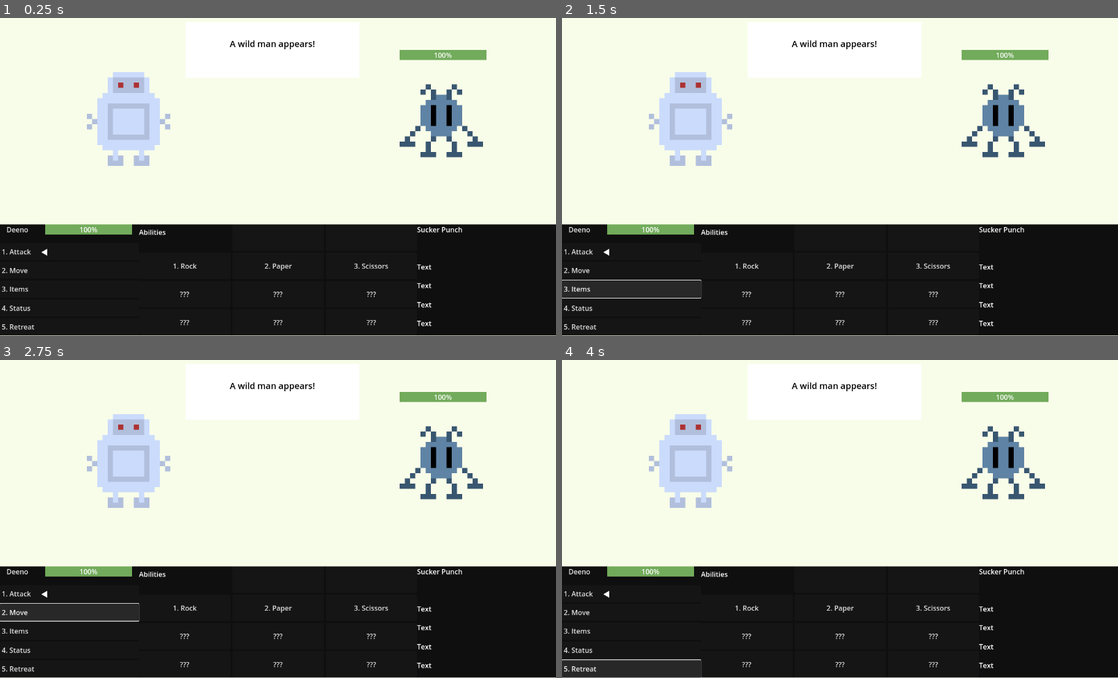
Above: before the commit, frames 1-4 (two rows, left to right).
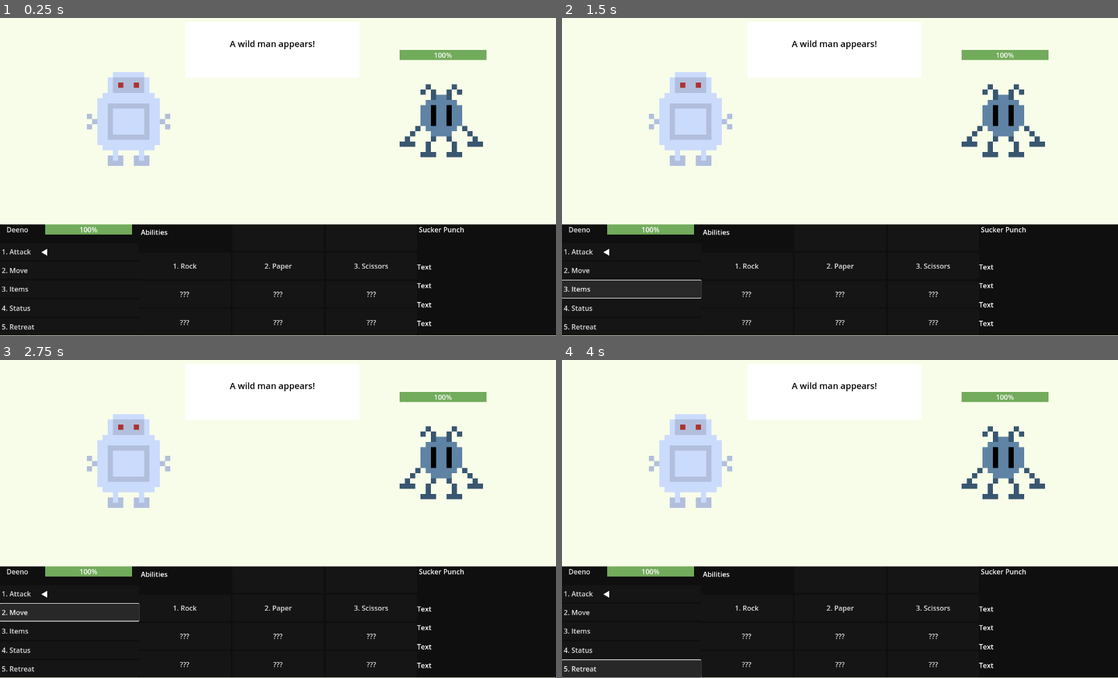
Above: after the commit, the same moments.

Repository: SamShubitz1/WorkingTitle
Game: Godot game, scene res://Scenes/Battle/battle.tscn
The game is run twice, just before and just after one commit, with the same random seed, the same clock (stepped at 60 frames per second) and the same inputs. This scene is started directly instead of the project's main scene.
Inputs:
- Up to frame 1 (0.25 s): no input
- Up to frame 2 (1.5 s): click "1. Attack" at 0.5 s; click "3. Items" at 1.25 s
- Up to frame 3 (2.75 s): click "2. Move" at 2 s
- Up to frame 4 (4 s): click "4. Status" at 2.75 s; click "5. Retreat" at 3.5 s

The runs differ from the first frame. In frame 1, 0.2% of the frame differs, in the area x 25-84%, y 65-69%; in frame 2, 0.2%; in frame 3, 0.2%; in frame 4, 0.2%.

Commit message:
added items menu, cleaned up battle menu

Diff:
--- a/Scenes/Battle/Cursor/cursor.gd
+++ b/Scenes/Battle/Cursor/cursor.gd
@@ -1,13 +1,15 @@
 extends TextureRect
 
 var options_offset = Vector2i(110, 11)
+var items_offset = Vector2i(120, 11)
 var abilities_offset = Vector2i(490, 21)
 
 var disabled: bool = false
 
 enum MenuType {
 	OPTIONS,
-	ABILITIES
+	ABILITIES,
+	ITEMS
 }
 
 var selected_menu_type: MenuType = MenuType.OPTIONS
@@ -18,6 +20,8 @@
 			self.position = button_position + options_offset
 		elif selected_menu_type == MenuType.ABILITIES:
 			self.position = button_position + abilities_offset
+		elif selected_menu_type == MenuType.ITEMS:
+			self.position = button_position + items_offset
 
 func set_menu_type(type: MenuType) -> void:
 	selected_menu_type = type
--- a/Scenes/Battle/Menu/battle_menu.gd
+++ b/Scenes/Battle/Menu/battle_menu.gd
@@ -2,16 +2,19 @@
 
 @onready var cursor = $Cursor
 @onready var battle_controller = $"../BattleController"
+@onready var options_node = $MainMenu
 @onready var options_menu = $MainMenu/Menu.get_children().slice(1)
 @onready var abilities_menu = $AbilitiesMenu/Menu.get_children().slice(3)
+@onready var items_node = $ItemsMenu
+@onready var items_menu = $ItemsMenu/Menu.get_children().slice(1)
 @onready var char_name_label = $MainMenu/Menu/CharPanel/NameLabel
-@onready var ability_description_label = $Descriptions/Labels/AbilityDescription
+@onready var description_label = $Descriptions/Labels/AbilityDescription
 
 var character_info: Dictionary = {"name": "Deeno", "max_health": 100, "abilities": [
 	{"name":"Rock", "description": "A rock based attack"},
 	{"name": "Paper", "description": "A paper based attack"},
 	{"name": "Scissors", "description": "A scissors based attack"}
-	]}
+	], "items": [{"name": "Extra Rock", "description": "Adds damage to rock attacks"}, {"name": "Sharpener", "description": "Adds damage to scissors attacks"}, {"name": "Extra Paper", "description": "Adds damage to paper attacks"}]}
 
 enum EventType {
 	DIALOG,
@@ -26,40 +29,32 @@
 var selected_menu_index: int = 0
 var selected_menu: Array
 
-var initial_cursor_position: Vector2i = Vector2i(0, 45)
+var initial_cursor_position: Vector2 = Vector2(0, 45)
 
 enum MenuType {
 	OPTIONS,
-	ABILITIES
+	ABILITIES,
+	ITEMS
 }
 
+#using process_frame to avoid race issues w/ updating cursor position
 func _ready() -> void:
+	items_node.hide()
 	update_ui()
 	update_menus()
+	await get_tree().process_frame
 	cursor.move_cursor(initial_cursor_position)
 
 func _input(_e) -> void:
 	if not cursor.disabled:
 		if Input.is_action_just_pressed("navigate_backward"):
-			if selected_button_index == 0:
-				selected_button_index += (selected_menu.size() - 1)
-				update_selected_button()
-			else:
-				selected_button_index = (selected_button_index - 1)
-				update_selected_button()
+			navigate_backward()
 
 		elif Input.is_action_just_pressed("navigate_forward"):
-			selected_button_index = (selected_button_index + 1) % selected_menu.size()
-			update_selected_button()
+			navigate_forward()
 
 		elif Input.is_action_just_pressed("go_back"):
-			if selected_menu_index == 1:
-				selected_menu_index -= 1
-				selected_button_index = 0
-				selected_menu = menus[selected_menu_index]
-				cursor.set_menu_type(MenuType.OPTIONS)
-				update_selected_button()
-				ability_description_label.text = ""
+			go_back()
 
 	if Input.is_action_just_pressed("ui_accept"):
 		if battle_controller.event_queue.size() > 0:
@@ -74,7 +69,7 @@
 				"2. Move":
 					pass
 				"3. Items":
-					pass
+					on_select_items()
 				"4. Status":
 					pass
 				"5. Retreat":
@@ -86,21 +81,38 @@
 				battle_controller.on_attack(attack)
 				cursor.disable()
 
+#using process_frame to avoid race issues w/ updating cursor position
 func update_selected_button() -> void:
 	selected_button = selected_menu[selected_button_index]
+	await get_tree().process_frame
 	cursor.move_cursor(selected_button.position)
 
 	if selected_menu == abilities_menu:
 		if selected_button_index < character_info.abilities.size():
-			ability_description_label.text = character_info.abilities[selected_button_index].description
+			description_label.text = character_info.abilities[selected_button_index].description
 		else:
-			ability_description_label.text = "???"
+			description_label.text = "???"
+
+	elif selected_menu == items_menu:
+		if selected_button_index < character_info.items.size():
+			description_label.text = character_info.items[selected_button_index].description
+		else:
+			description_label.text = "???"
 
 func on_select_attack() -> void:
-	selected_menu_index = (selected_menu_index + 1) % menus.size()
+	selected_menu_index = 1
 	selected_menu = menus[selected_menu_index]
 	cursor.set_menu_type(MenuType.ABILITIES)
 	update_selected_button()
+
+func on_select_items() -> void:
+	selected_menu_index = 2
+	selected_menu = menus[selected_menu_index]
+	selected_button_index = 0
+	cursor.set_menu_type(MenuType.ITEMS)
+	update_selected_button()
+	options_node.hide()
+	items_node.show()
 
 func on_select_retreat() -> void:
 	get_tree().change_scene_to_file("res://Scenes/Main/mainscene.tscn")
@@ -114,7 +126,58 @@
 		else:
 			abilities_menu[i].text = "???"
 
+	for i in range(character_info.items.size()):
+		items_menu[i].text = character_info.items[i].name
+
+
 func update_menus() -> void:
-	menus = [options_menu, abilities_menu]
+	menus = [options_menu, abilities_menu, items_menu]
 	selected_menu = menus[selected_menu_index]
 	selected_button = selected_menu[selected_button_index]
+
+func navigate_backward() -> void:
+	if selected_menu == abilities_menu:
+		if selected_button_index == 0:
+			selected_button_index += (character_info.abilities.size() - 1)
+			update_selected_button()
+		else:
+			selected_button_index = (selected_button_index - 1)
+			update_selected_button()
+
+	elif selected_menu == items_menu:
+		if selected_button_index == 0:
+			selected_button_index += (character_info.items.size() - 1)
+			update_selected_button()
+		else:
+			selected_button_index = (selected_button_index - 1)
+			update_selected_button()
+	else:
+		if selected_button_index == 0:
+			selected_button_index += (selected_menu.size() - 1)
+			update_selected_button()
+		else:
+			selected_button_index = (selected_button_index - 1)
+			update_selected_button()
+
+func navigate_forward():
+	if selected_menu == abilities_menu:
+		selected_button_index = (selected_button_index + 1) % character_info.abilities.size()
+		update_selected_button()
+	elif selected_menu == items_menu:
+		selected_button_index = (selected_button_index + 1) % character_info.items.size()
+		update_selected_button()
+	else:
+		selected_button_index = (selected_button_index + 1) % selected_menu.size()
+		update_selected_button()
+
+func go_back():
+	if selected_menu == items_menu:
+		items_node.hide()
+		options_node.show()
+	if selected_menu != options_menu:
+		selected_menu_index = 0
+		selected_button_index = 0
+		selected_menu = menus[selected_menu_index]
+		cursor.set_menu_type(MenuType.OPTIONS)
+		update_selected_button()
+		description_label.text = ""
--- a/Scenes/Battle/battle.tscn
+++ b/Scenes/Battle/battle.tscn
@@ -98,9 +98,10 @@
 script = ExtResource("1_745sj")
 
 [node name="MainMenu" type="Panel" parent="BattleMenu"]
-layout_mode = 0
-offset_right = 320.0
-offset_bottom = 256.0
+layout_mode = 1
+anchors_preset = -1
+anchor_right = 0.25
+anchor_bottom = 1.0
 
 [node name="Menu" type="VBoxContainer" parent="BattleMenu/MainMenu"]
 layout_mode = 0
@@ -180,7 +181,7 @@
 
 [node name="AbilitiesLabel" type="Label" parent="BattleMenu/AbilitiesMenu/Menu"]
 layout_mode = 2
-text = "Abilities
+text = " Abilities
 
 "
 
@@ -255,7 +256,7 @@
 [node name="Label" type="Label" parent="BattleMenu/Descriptions/Labels"]
 layout_mode = 2
 size_flags_vertical = 3
-text = "Sucker Punch"
+text = " Sucker Punch"
 
 [node name="AbilityDescription" type="Label" parent="BattleMenu/Descriptions/Labels"]
 layout_mode = 2
@@ -282,15 +283,65 @@
 text = "Text"
 
 [node name="Cursor" type="TextureRect" parent="BattleMenu"]
-layout_mode = 0
+z_index = 1
+layout_mode = 1
+anchors_preset = -1
+anchor_right = 1.0
+anchor_bottom = 1.0
 offset_left = 109.0
 offset_top = 55.512
-offset_right = 125.0
-offset_bottom = 71.512
+offset_right = -1155.0
+offset_bottom = -184.488
 rotation = 1.5708
 texture = ExtResource("2_620g3")
 flip_v = true
 script = ExtResource("3_wuqyt")
+
+[node name="ItemsMenu" type="Panel" parent="BattleMenu"]
+visible = false
+layout_mode = 1
+anchors_preset = -1
+anchor_right = 0.25
+anchor_bottom = 1.0
+
+[node name="Menu" type="VBoxContainer" parent="BattleMenu/ItemsMenu"]
+layout_mode = 0
+offset_right = 320.0
+offset_bottom = 256.0
+theme = SubResource("Theme_q8sl7")
+alignment = 1
+
+[node name="NameLabel" type="Label" parent="BattleMenu/ItemsMenu/Menu"]
+layout_mode = 2
+size_flags_vertical = 3
+text = " ITEMS
+"
+label_settings = SubResource("LabelSettings_i3s7n")
+
+[node name="Slot" type="Button" parent="BattleMenu/ItemsMenu/Menu"]
+layout_mode = 2
+size_flags_vertical = 3
+alignment = 0
+
+[node name="Slot2" type="Button" parent="BattleMenu/ItemsMenu/Menu"]
+layout_mode = 2
+size_flags_vertical = 3
+alignment = 0
+
+[node name="Slot3" type="Button" parent="BattleMenu/ItemsMenu/Menu"]
+layout_mode = 2
+size_flags_vertical = 3
+alignment = 0
+
+[node name="Slot4" type="Button" parent="BattleMenu/ItemsMenu/Menu"]
+layout_mode = 2
+size_flags_vertical = 3
+alignment = 0
+
+[node name="Slot5" type="Button" parent="BattleMenu/ItemsMenu/Menu"]
+layout_mode = 2
+size_flags_vertical = 3
+alignment = 0
 
 [node name="Enemy" type="Node2D" parent="."]
 
--- a/Scenes/Battle/battle_controller.gd
+++ b/Scenes/Battle/battle_controller.gd
@@ -11,9 +11,9 @@
 	{"name":"Rock", "description": "A rock based attack"},
 	{"name": "Paper", "description": "A paper based attack"},
 	{"name": "Scissors", "description": "A scissors based attack"}
-	]}
+	], "items": ["Extra Rock", "Sharpener", "Extra Paper"]}
 var enemy_info: Dictionary = {"name": "Norman", "max_health": 80, "abilities": ["Rock","Paper","Scissors"]}
-var attacks: Dictionary = {"Rock": {"damage": 20}, "Paper": {"damage": 20}, "Scissors": {"damage": 20}}
+var attacks: Dictionary = {"Rock": {"type": "Rock", "damage": 20}, "Paper": {"type": "Paper", "damage": 20}, "Scissors": {"type": "Scissors", "damage": 20}}
 var initial_dialog: Dictionary = {"text": "A wild man appears!"}
 
 enum EventType {
@@ -23,14 +23,12 @@
 	DEATH
 }
 
-# The idea is that ultimately each event object will have a type, maybe a class
-# So we make a new Dialog, Item, or Attack event to be passed into the event queue
-# right now events are just dictionaries with a type: EventType property
 func _ready() -> void:
 	player_health.max_value = character_info["max_health"]
 	enemy_health.max_value = enemy_info["max_health"]
 	handle_dialog(initial_dialog)
 
+#The idea is that each event object will be a class instance, we make a new Dialog, Item, or Attack event to be passed into the event queue. Right now, events are just dictionaries with a type: EventType property
 func add_event(event) -> void:
 	event_queue.append(event)
 
